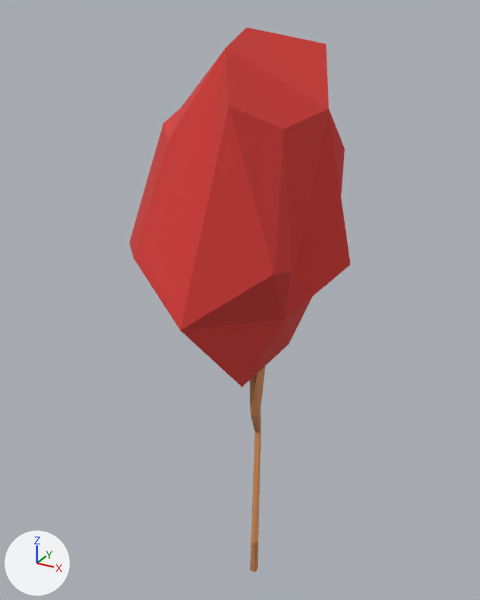
The COLLADA model src/objects/world_3_tree_1.dae as it was, and as the next commit left it.
Rendered twice from a camera (50 mm lens) standing at (1.5, -2.92, 3.35) and looking at (-0.16, 0.1, 1.84). Every picture has the same lights, and +X, +Y and +Z are marked at lower left. Where no turn or scale is listed for an object, it has been applied to the vertices.

In view in the first picture: 'world_3_tree_1_base', 'world_3_tree_1_leaves'.
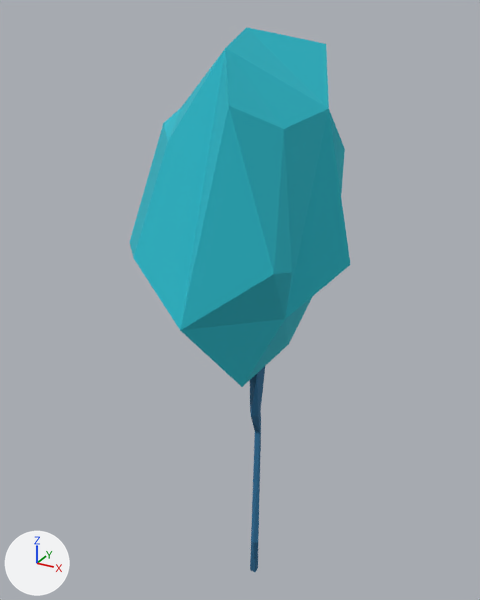
What differs and where, as boxes (x1, y1, x2, y2) in the pictures (480 x 600 px):
'world_3_tree_1_leaves', recoloured (red to cyan)
    both: (130, 27, 351, 387)
'world_3_tree_1_base', recoloured
    both: (250, 367, 265, 572)

Diff of the bpy script that builds the scene:
```diff
--- a/src/objects/world_3_tree_1.dae.py
+++ b/src/objects/world_3_tree_1.dae.py
@@ mat_world_3_tree_leaves_001 @@
 mat_world_3_tree_leaves_001 = principled_material('world_3_tree_leaves_001')
-mat_world_3_tree_leaves_001.base_color = (0.668, 0.0424, 0.0369)  # red #d53a36
+mat_world_3_tree_leaves_001.base_color = (0.0185, 0.501, 0.606)  # cyan #25bccc
 mat_world_3_tree_leaves_001.roughness = 0.9
@@ mat_world_3_tree_base_001 @@
 mat_world_3_tree_base_001 = principled_material('world_3_tree_base_001')
-mat_world_3_tree_base_001.base_color = (0.644, 0.272, 0.102)  # orange #d28e5a
+mat_world_3_tree_base_001.base_color = (0.0225, 0.148, 0.298)  # blue #296b94
 mat_world_3_tree_base_001.roughness = 0.9
```
